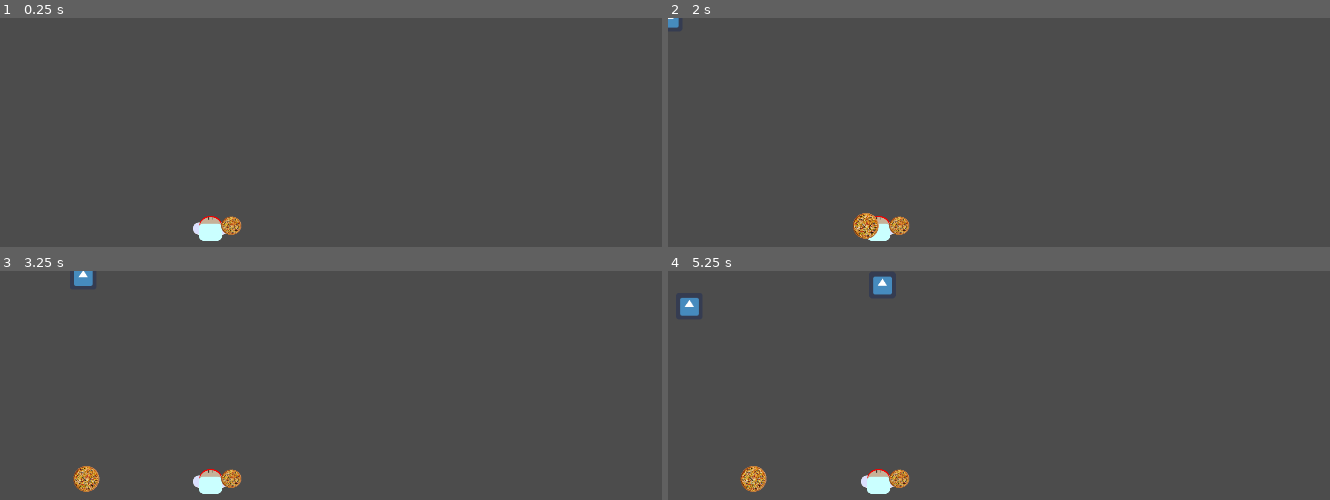
Above: before the commit, frames 1-4 (two rows, left to right).
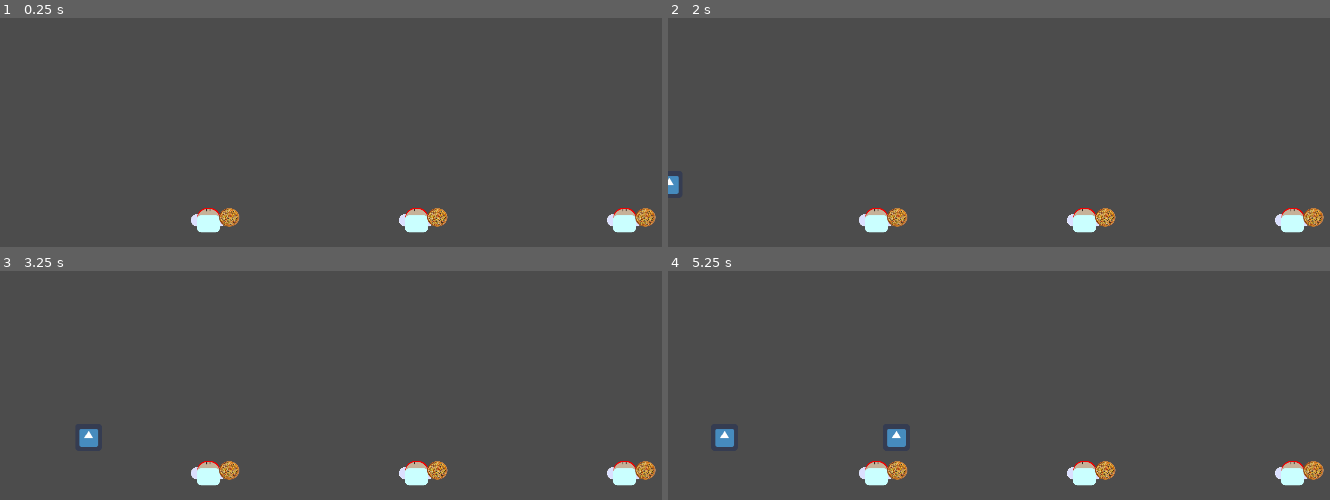
Above: after the commit, the same moments.

Repository: Vytautas-Hermann/GJ-2020
Game: Godot game, scene res://src/scenes/Main.tscn
Same seed, same stepped clock (60 frames per second), same inputs: the game is played once before the commit and once after it. This scene is started directly instead of the project's main scene. The engine's default icon, where the game draws it, is replaced by a stand-in: a white triangle on a blue panel in a dark square.
Inputs:
- Up to frame 1 (0.25 s): no input
- Up to frame 2 (2 s): tap Enter at 0.5 s
- Up to frame 3 (3.25 s): no input
- Up to frame 4 (5.25 s): no input

The runs differ from the first frame. In frame 1, 1.9% of the frame differs, in the area x 28-100%, y 82-98%; in frame 2, 2.3%; in frame 3, 2.7%; in frame 4, 3.2%, in the area x 1-100%, y 2-98%.
Error after the commit: Parse Error: Variable "i" already defined in the scope (at line 83). (res://src/scripts/Tower.gd:88)

Commit message:
tower shooting people

Diff:
--- a/src/prefab/Enemy.tscn
+++ b/src/prefab/Enemy.tscn
@@ -15,8 +15,8 @@
 
 [node name="Enemy" type="Area2D"]
 linear_damp = 0.0
-collision_layer = 2
-collision_mask = 2
+collision_layer = 6
+collision_mask = 6
 script = ExtResource( 2 )
 
 [node name="AnimatedSprite" type="AnimatedSprite" parent="."]
--- a/src/prefab/Tower.tscn
+++ b/src/prefab/Tower.tscn
@@ -3,7 +3,7 @@
 [ext_resource path="res://src/scripts/Tower.gd" type="Script" id=1]
 [ext_resource path="res://src/images/Pizzatower.png" type="Texture" id=2]
 
-[sub_resource type="RectangleShape2D" id=1]
+[sub_resource type="CircleShape2D" id=1]
 
 [sub_resource type="SpriteFrames" id=2]
 animations = [ {
@@ -15,17 +15,20 @@
 
 [node name="Tower" type="Area2D"]
 gravity = 0.0
+collision_layer = 4
+collision_mask = 4
 script = ExtResource( 1 )
 
 [node name="CollisionShape2D" type="CollisionShape2D" parent="."]
 position = Vector2( 23, 7 )
-scale = Vector2( 5.5, 3 )
+scale = Vector2( 20, 20 )
 shape = SubResource( 1 )
 
 [node name="AnimatedSprite" type="AnimatedSprite" parent="."]
-position = Vector2( 30, 0 )
+position = Vector2( 25, -20 )
 scale = Vector2( 0.5, 0.5 )
 frames = SubResource( 2 )
 
 [node name="FireTimer" type="Timer" parent="."]
+wait_time = 0.5
 [connection signal="timeout" from="FireTimer" to="." method="_on_FireTimer_timeout"]
--- a/src/prefab/bullet.tscn
+++ b/src/prefab/bullet.tscn
@@ -14,14 +14,14 @@
 "name": "pizza",
 "speed": 5.0
 }, {
+"frames": [ ExtResource( 3 ) ],
+"loop": true,
+"name": "noodle",
+"speed": 5.0
+}, {
 "frames": [ ExtResource( 2 ) ],
 "loop": true,
 "name": "rice",
-"speed": 5.0
-}, {
-"frames": [ ExtResource( 3 ) ],
-"loop": true,
-"name": "noodle",
 "speed": 5.0
 } ]
 
@@ -40,3 +40,6 @@
 scale = Vector2( 0.25, 0.25 )
 frames = SubResource( 2 )
 animation = "noodle"
+
+[node name="DeathTimer" type="Timer" parent="."]
+[connection signal="timeout" from="DeathTimer" to="." method="_on_DeathTimer_timeout"]
--- a/src/scenes/Main.tscn
+++ b/src/scenes/Main.tscn
@@ -13,4 +13,10 @@
 
 [node name="Tower" parent="." instance=ExtResource( 4 )]
 position = Vector2( 500, 500 )
+
+[node name="Tower2" parent="." instance=ExtResource( 4 )]
+position = Vector2( 1000, 500 )
+
+[node name="Tower3" parent="." instance=ExtResource( 4 )]
+position = Vector2( 1500, 500 )
 [connection signal="timeout" from="SpawnTimer" to="." method="_on_SpawnTimer_timeout"]
--- a/src/scripts/Tower.gd
+++ b/src/scripts/Tower.gd
@@ -1,27 +1,30 @@
 extends Area2D
 
 var munition = "res://src/prefab/bullet.tscn"
-var firespeed = 2000
-var reload = 1 #for changing firerate -> change firetimer waittime
+var firespeed = 1000
+var reload = 1
 var type
 var bullettype
+var reach
+var multishot = 2
+var available_bullets = []
 var towers={
 	"pizza":{
 		"image": "",
 		"collider":{
 			"position":{
-				"x": 23,
-				"y": 7
+				"x": 0,
+				"y": 0
 			},
 			"scale": {
-				"x": 5.5,
-				"y": 3
+				"x": 10,
+				"y": 10
 			}
 		},
 		"sprite":{
 			"position":{
-				"x": 30,
-				"y": 0
+				"x": 25,
+				"y": -20
 			},
 			"scale": {
 				"x": 0.5,
@@ -37,6 +40,22 @@
 	$FireTimer.start()
 	set_type("pizza")
 	bullettype = "pizza"
+	set_reach(30)
+	set_reload(1.5)
+
+func set_reach(r):
+	reach = r
+	$CollisionShape2D.scale.x = reach
+	$CollisionShape2D.scale.y = reach
+
+
+func set_firespeed(s):
+	firespeed = s
+
+func set_reload(r):
+	reload = r
+	$FireTimer.wait_time = reload
+
 
 func set_type(t):
 	type = t
@@ -51,13 +70,38 @@
 
 func set_bullettype(t):
 	bullettype = t
-
+func get_tag():
+	return "tower"
 
 func _on_FireTimer_timeout():
-	var bullet = load(munition).instance()
-	bullet.set_type(bullettype)
-	bullet.speed = firespeed
-	add_child(bullet)
+	var areas = get_overlapping_areas()
+	var enemies = []
+	for area in areas:
+		if area.get_tag() == "enemy":
+			enemies.append(area)
+	#get available bullets
+	for i in range(multishot):
+		if i < len(enemies):
+			var nv = 0
+			var enemy = enemies[i]
+			var bullet = load(munition).instance()
+			for i in bullet.bullets:
+				available_bullets.append(i)
+			var chosentype = available_bullets[int(rand_range(0,len(available_bullets)))]
+			#for type in available_bullets:
+			#	for allergy in enemy.allergies: # implement preferences (vegan)
+			#	if allergy in bullet.bullets[type]['substances']:
+			#			continue
+			#		elif bullet.bullets[type]['nutritional_value'] > nv:
+			#			nv =  bullet.bullets[type]['nutritional_value']
+			#			chosentype = type
+			bullet.set_type(chosentype)
+			bullet.speed = firespeed
+			bullet.direction = enemy.position - position
+			bullet.direction = bullet.direction.normalized()
+			add_child(bullet)
+			available_bullets = []
+			bullet.set_deathTimer(0.2)
 
 
 # Called every frame. 'delta' is the elapsed time since the previous frame.
--- a/src/scripts/bullet.gd
+++ b/src/scripts/bullet.gd
@@ -90,9 +90,8 @@
 
 
 func _ready():
-	aerodynamical_slowfactor = rand_range(0.5, 0.9)
 	screen_size = get_viewport_rect().size
-	direction = Vector2(-1,0)
+	$DeathTimer.start()
 
 func set_type(t):
 	type = t
@@ -109,6 +108,8 @@
 	nutrition_value = bullets[type]['nutrition_value']
 	aerodynamical_slowfactor = bullets[type]['aerodynamical_slowfactor']
 
+func set_deathTimer(t):
+	$DeathTimer.wait_time = t
 
 func get_tag():
 	return "bullet"
@@ -118,3 +119,8 @@
 
 func _process(delta):
 	position += direction * speed * delta * aerodynamical_slowfactor
+
+
+
+func _on_DeathTimer_timeout():
+	queue_free()
--- a/src/scripts/enemy.gd
+++ b/src/scripts/enemy.gd
@@ -22,15 +22,16 @@
 	for allergy in available_allergies:
 		if rand_range(0,1) < available_allergies[allergy]:
 			allergies.append(allergy)
+	position = Vector2(0,400)
 	speed = rand_range(100,200)
 	screen_size = get_viewport_rect().size
 	hunger = rand_range(20,200)
 	var f = rand_range(0,1)
-	v = Vector2(f*speed, (1-f)*speed)
+	v = Vector2(1, 0)
 	set_type("prof")
 
 func _process(delta):
-	position += v * delta
+	position += v * delta * speed
 
 func get_tag():
 	return "enemy"
